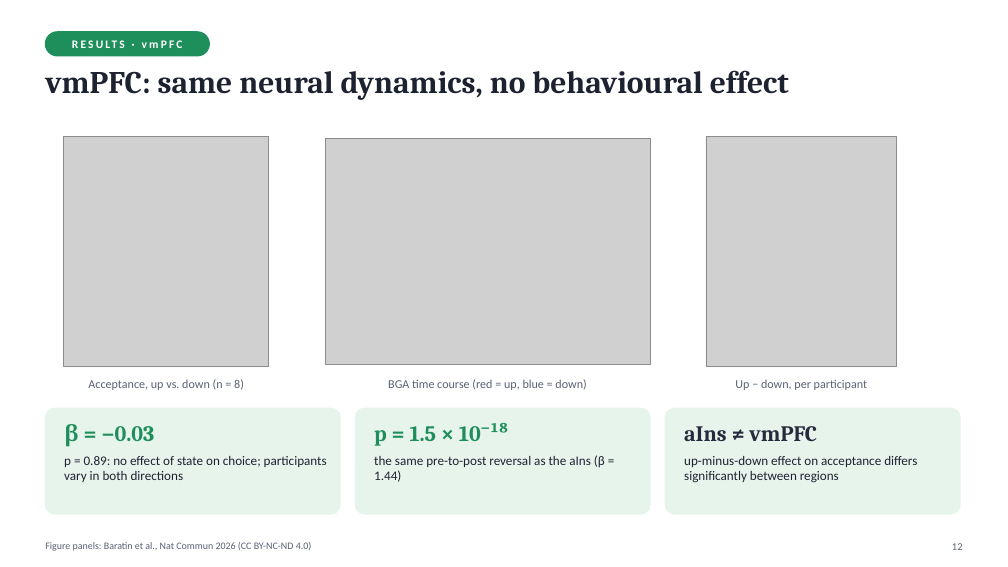
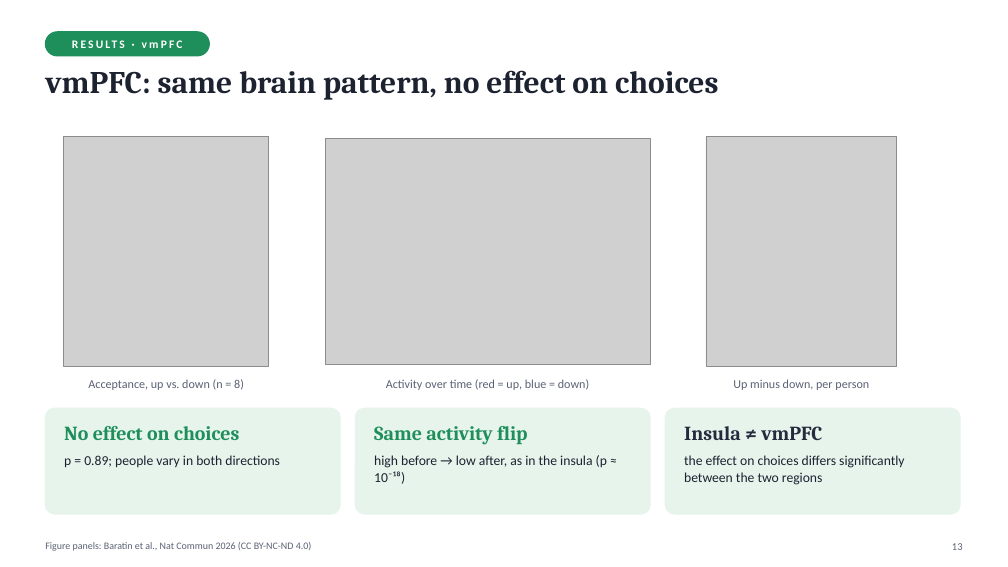
Before and after one commit to khoatranrb/DOC, a slide deck: slide 13 of Baratin2026_presentation/Baratin2026_ClosedLoop_aIns_presentation.pptx (slide 12 before the commit). Drawn at 1008x567 pixels with LibreOffice and Linux fonts; fonts in the diff are those of the drawing; grey boxes stand for pictures. Boxes give left, top, right and bottom in pixels: in the first picture for what was removed or moved away, otherwise in the second. Text is boxed around its words. In the diff, an @@ line names an element or a change of style, - is before the commit and + after.

```diff
--- a/Baratin2026_presentation/Baratin2026_ClosedLoop_aIns_presentation.pptx
+++ b/Baratin2026_presentation/Baratin2026_ClosedLoop_aIns_presentation.pptx
@@ text at bbox=[45, 70, 719, 100]: text changed @@
-vmPFC: same neural dynamics, no behavioural effect
+vmPFC: same brain pattern, no effect on choices
@@ text at bbox=[386, 379, 589, 390]: text changed @@
-BGA time course (red = up, blue = down)
+Activity over time (red = up, blue = down)
@@ text at bbox=[733, 379, 869, 390]: text changed @@
-Up − down, per participant
+Up minus down, per person
@@ text at bbox=[64, 426, 239, 440]: text changed; size 21 to 19 pt @@
-β = −0.03
+No effect on choices
@@ text at bbox=[374, 426, 527, 445]: text changed; size 21 to 19 pt @@
-p = 1.5 × 10⁻¹⁸
+Same activity flip
@@ text at bbox=[684, 426, 822, 440]: text changed; size 21 to 19 pt @@
-aIns ≠ vmPFC
+Insula ≠ vmPFC
@@ text at bbox=[64, 455, 280, 468]: text changed; size 12.5 to 13 pt @@
-p = 0.89: no effect of state on choice; participants vary in both directions
+p = 0.89; people vary in both directions
@@ text at bbox=[374, 455, 607, 484]: text changed; size 12.5 to 13 pt @@
-the same pre-to-post reversal as the aIns (β = 1.44)
+high before → low after, as in the insula (p ≈ 10⁻¹⁸)
@@ text at bbox=[684, 455, 904, 485]: text changed; size 12.5 to 13 pt @@
-up-minus-down effect on acceptance differs significantly between regions
+the effect on choices differs significantly between the two regions
```
Also in this commit, not shown: 14 other slides changed, 2 slides added, 1 slide removed, 1 other file.
